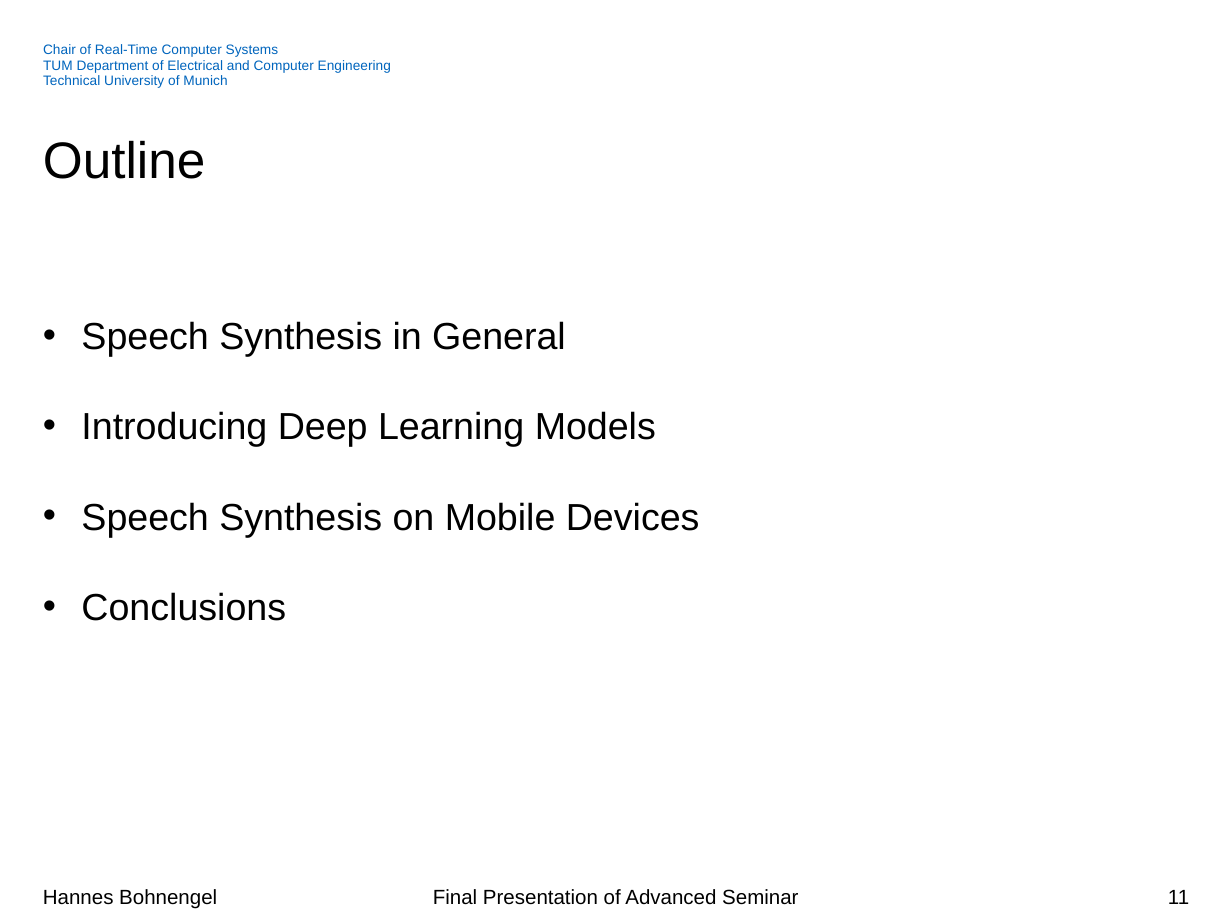
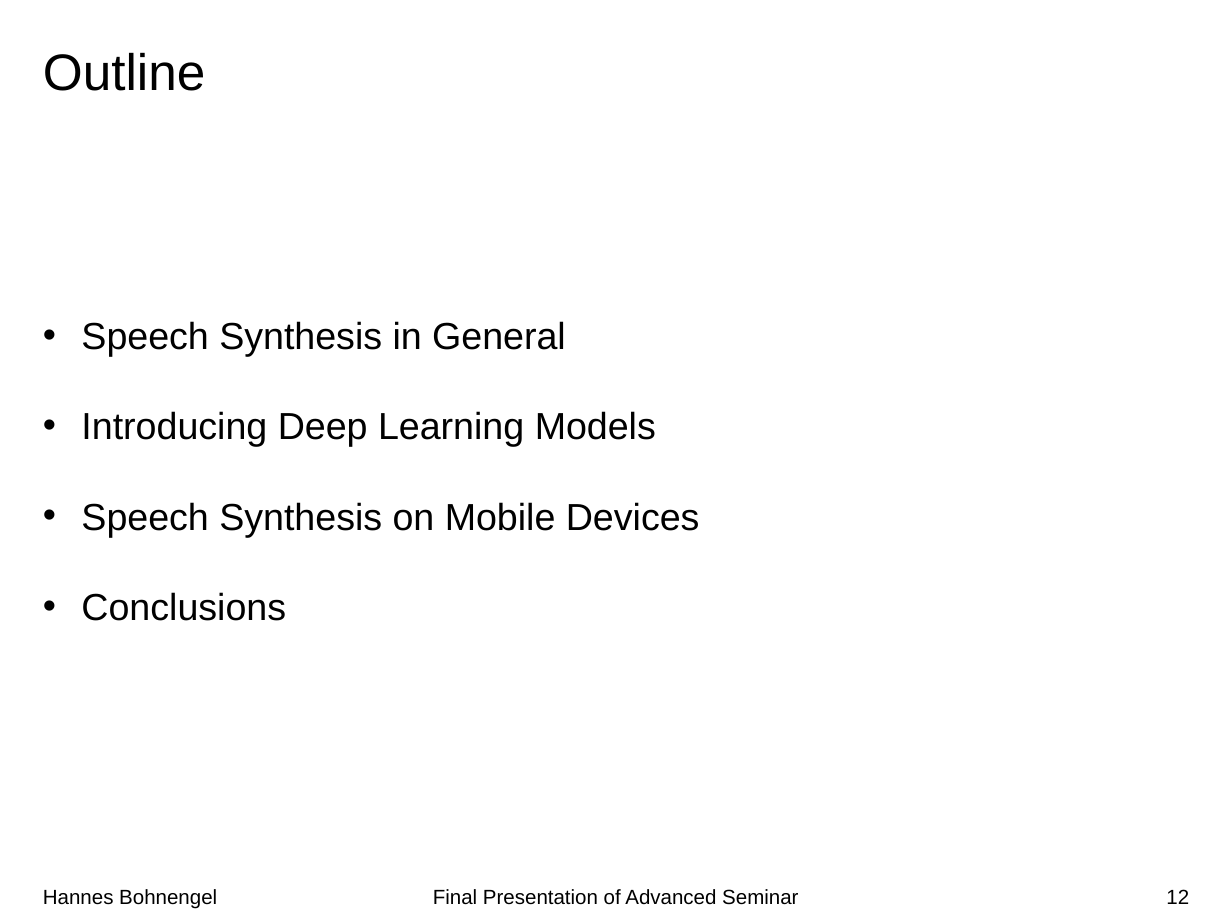
Before and after one commit to hannesb0/deeplearning, a slide deck: slide 12 of pres/Final_Presentation_V02.pptx (slide 11 before the commit). Drawn at 1232x924 pixels with LibreOffice and Linux fonts; fonts in the diff are those of the drawing; background and template pictures are left out. Boxes give left, top, right and bottom in pixels: in the first picture for what was removed or moved away, otherwise in the second. Text is boxed around its words. In the diff, an @@ line names an element or a change of style, - is before the commit and + after.

```diff
--- a/pres/Final_Presentation_V02.pptx
+++ b/pres/Final_Presentation_V02.pptx
@@ title "Outline": place and size @@
-title "Outline" at bbox=[43, 140, 205, 179]
+title "Outline" at bbox=[43, 52, 205, 91]
@@ text removed at bbox=[43, 44, 391, 88] @@
-Chair of Real-Time Computer Systems
-TUM Department of Electrical and Computer Engineering
-Technical University of Munich
@@ page number at bbox=[1166, 889, 1189, 904]: text changed @@
-11
+12
```
Also in this commit, not shown: 22 other slides changed, 1 slide added, 6 other files.
